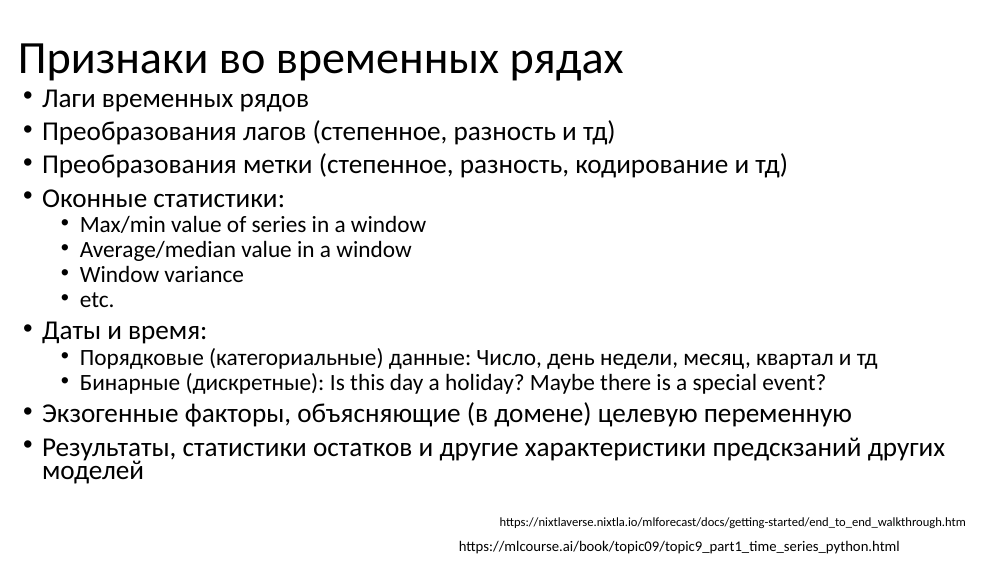
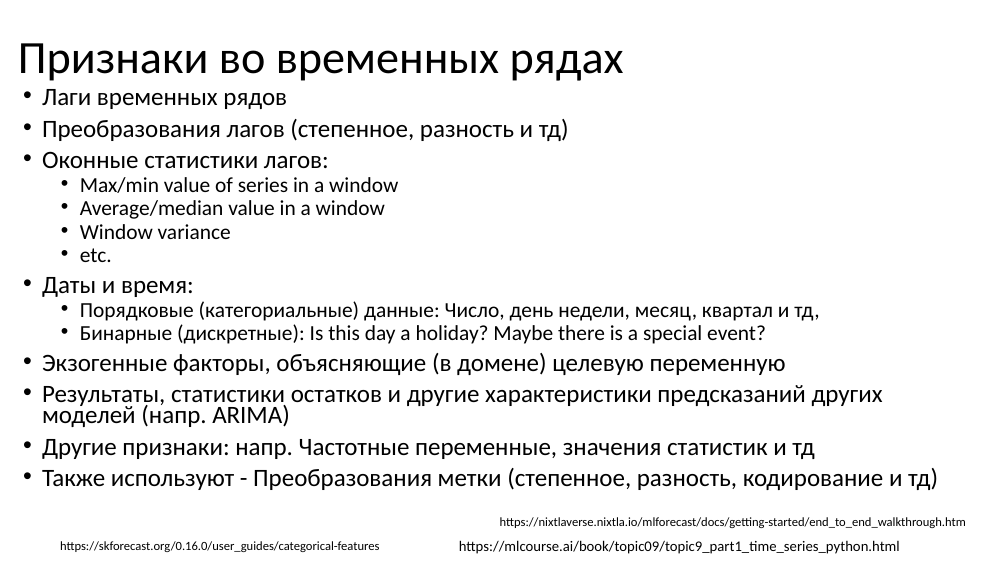
Before and after one commit to MVRonkin/TimeSeriesCourse, a slide deck: slide 10 of 2025/LEC/05-1 методы машинного обучения для анализа ВР.pptx. Drawn at 1008x567 pixels with LibreOffice and Linux fonts; fonts in the diff are those of the drawing. Boxes give left, top, right and bottom in pixels: in the first picture for what was removed or moved away, otherwise in the second. Text is boxed around its words. In the diff, an @@ line names an element or a change of style, - is before the commit and + after.

```diff
--- a/2025/LEC/05-1 методы машинного обучения для анализа ВР.pptx
+++ b/2025/LEC/05-1 методы машинного обучения для анализа ВР.pptx
@@ text at (42, 89, 786, 375): size 25.9 to 23.8 pt in "Лаги временных рядов", "Преобразования лагов (степенное, разность и тд)", "Даты и время:", "Экзогенные факторы, объясняющие (в домене) целевую переменну ..."; size 22.2 to 20.4 pt in "Max/min value of series in a window", "Average/median value in a window", "Window variance", "etc." and 1 more places @@
@@ text at (42, 151, 329, 168): text changed; size 25.9 to 23.8 pt @@
-• Преобразования метки (степенное, разность, кодирование и тд)
-• Оконные статистики:
+• Оконные статистики лагов:
@@ text at (80, 301, 819, 321): text changed; size 22.2 to 20.4 pt @@
-  • Порядковые (категориальные) данные: Число, день недели, месяц, квартал и тд
+  • Порядковые (категориальные) данные: Число, день недели, месяц, квартал и тд,
@@ text at (42, 385, 938, 490): text changed; size 25.9 to 23.8 pt @@
-• Результаты, статистики остатков и другие характеристики предскзаний других моделей
+• Результаты, статистики остатков и другие характеристики предсказаний других моделей (напр. ARIMA)
+• Другие признаки: напр. Частотные переменные, значения статистик и тд
+• Также используют - Преобразования метки (степенное, разность, кодирование и тд)
@@ text added at (60, 541, 380, 552), 12 pt, text #000000 @@
+https://skforecast.org/0.16.0/user_guides/categorical-features
```
Also in this commit, not shown: 2 other slides changed, 2 slides added.
